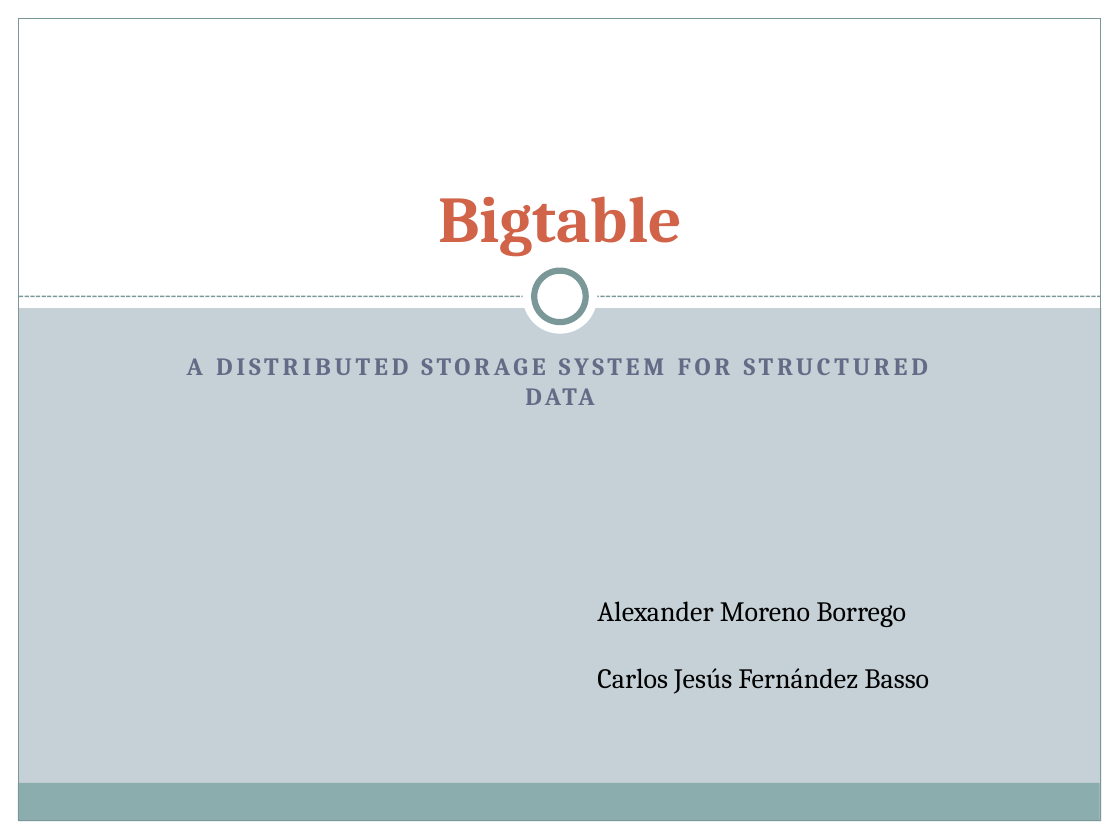
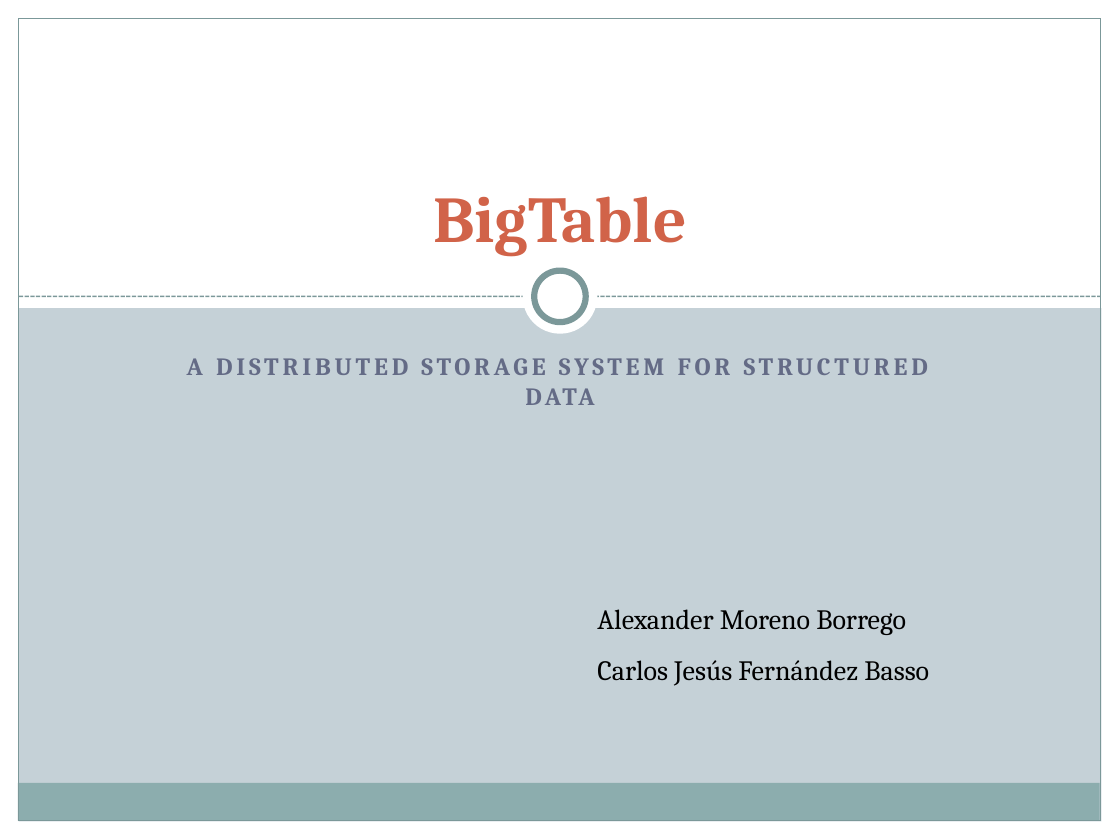
Before and after one commit to Transistores-de-silicio/Trabajo-MABD, a slide deck: slide 1 of BigTable.pptx. Drawn at 1120x840 pixels with LibreOffice and Linux fonts; fonts in the diff are those of the drawing. Boxes give left, top, right and bottom in pixels: in the first picture for what was removed or moved away, otherwise in the second. Text is boxed around its words. In the diff, an @@ line names an element or a change of style, - is before the commit and + after.

```diff
--- a/BigTable.pptx
+++ b/BigTable.pptx
@@ title at (433,196,686,257): text changed @@
-Bigtable
+BigTable
@@ text "Alexander Moreno Borrego" rewrapped from (597,601,929,694) to (597,609,929,686) @@
```
Also in this commit, not shown: 30 slides added, 1 slide removed, 1 other file.
